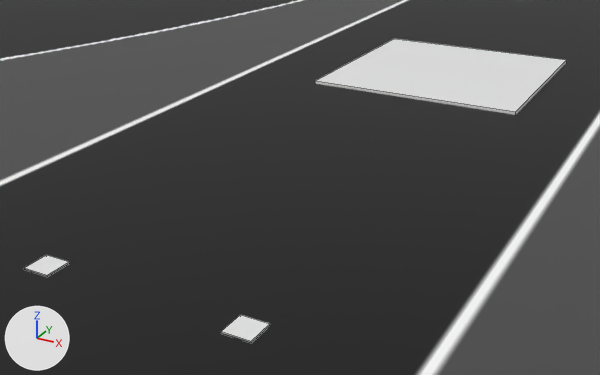
A saved change to the Blender file models/track_template.blend.
Camera for both pictures: a 50 mm camera at (39.75, -15.66, 5.99) aimed at (33.03, -3.45, -0.12). Arrows for +X, +Y and +Z are at lower left; the lights stay in place. Mesh edges are drawn as thin lines. Objects named as collision shapes, trigger or cutter boxes, shadow casters or lower levels of detail are left out.

In view in the first picture: 'boost', 'boost.001', 'magnetpad', 'track'.
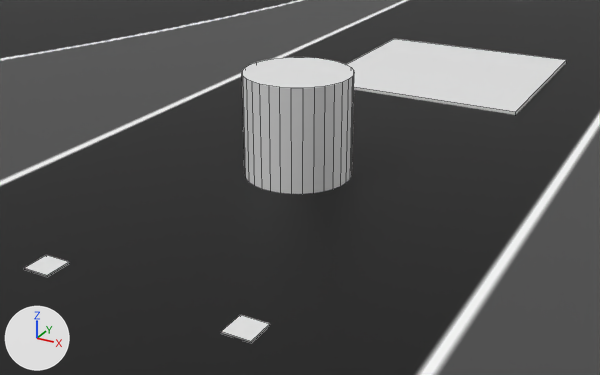
Commit message: Add cylinder as a collidable object

What differs and where, as boxes (x1, y1, x2, y2) in the pictures (600 x 375 px):
'solid_cylinder', added
    after: (242, 57, 354, 194)

The edits, one by one:
Mesh me_cylinder is new.
It is a 32-sided cylinder along z spanning x -1.0..1.0, y -1.0..1.0, z -1.0..1.0.
Object 'solid_cylinder' (ob_solid_cylinder) is new; it shows me_cylinder.
Its location is (32.78, -3.07, 0.93).
